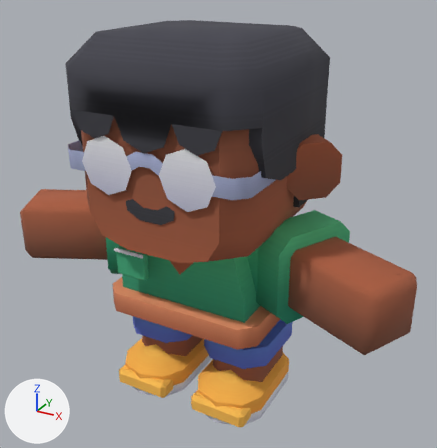
An edit to the glTF model Assets/TumbangPreso/Art/characters/persons/character-male-a.glb, drawn before and after from the same camera.
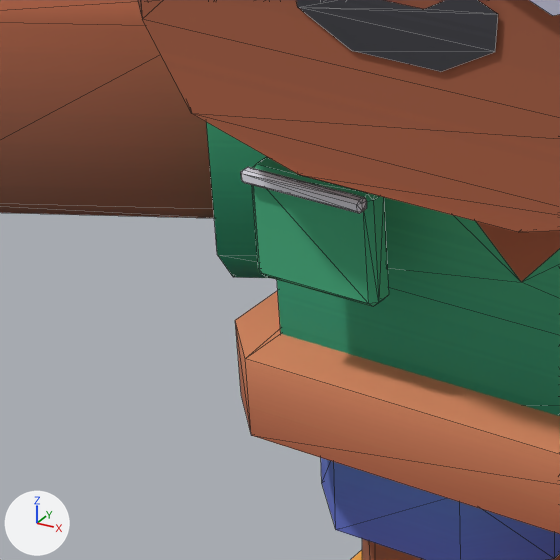
There are two pictures of each version: one whole from a camera (50 mm lens) standing at (0.505, -0.86, 0.775) and looking at (0.023, 0.016, 0.337), one close up on the part from 13% to 43% of the width and 47% to 76% of the height. The lights are fixed; the arrows at lower left show +X, +Y and +Z. The last two pictures show the newer version. The close-ups show mesh edges as thin lines. Vertices at exactly the same position are counted once.

Script lines for the objects in view, before the commit:
```python
me_body_mesh = bpy.data.meshes.new('body-mesh')
me_body_mesh.from_pydata(...)  # 394 vertices, 626 faces; spans x -0.384..0.384, y -0.121..0.163, z 0.0..0.368
me_body_mesh.materials.append(mat_colormap)
me_head_mesh = bpy.data.meshes.new('head-mesh')
me_head_mesh.from_pydata(...)  # 191 vertices, 259 faces; spans x -0.227..0.227, y -0.168..0.172, z 0.343..0.671
me_head_mesh.materials.append(mat_colormap)
ob_body_mesh = bpy.data.objects.new('body-mesh', me_body_mesh)
ob_body_mesh.location = (0.0, 0.0, 0.0)
ob_head_mesh = bpy.data.objects.new('head-mesh', me_head_mesh)
ob_head_mesh.location = (0.0, 0.0, 0.0)
```
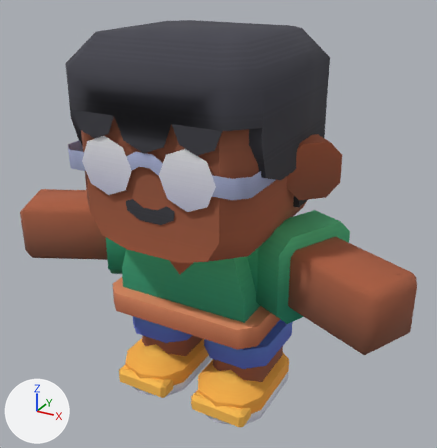
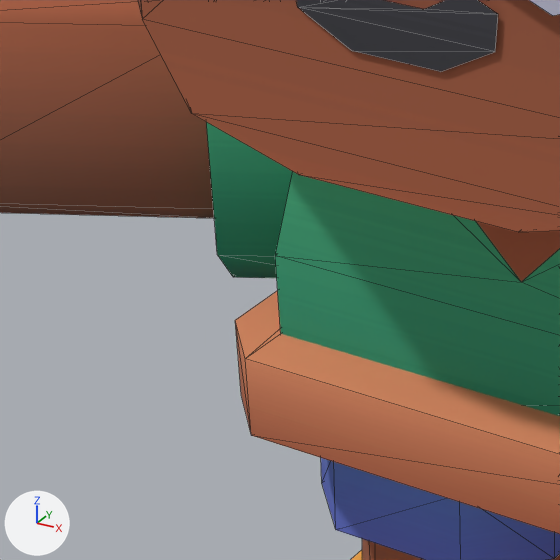
Where the change shows, as pixel boxes [x1, y1, x2, y2] in the close-ups (560 x 560 px):
part 1 of me_body_mesh, deleted (green): before [252, 157, 389, 307]
part 2 of me_body_mesh, deleted: before [241, 167, 367, 214]

The change in detail:
me_body_mesh is used by ob_body_mesh; location (0.0, 0.0, 0.0).
me_body_mesh had 394 vertices, 626 faces and spanned x -0.384..0.384, y -0.121..0.163, z 0.0..0.368.
me_body_mesh now has 346 vertices, 538 faces and spans x -0.384..0.384, y -0.107..0.163, z 0.0..0.368.
me_body_mesh part 1: the loose piece of 24 vertices spanning x -0.109..-0.048, y -0.116..-0.103, z 0.264..0.316 is deleted.
me_body_mesh part 2: the loose piece of 24 vertices spanning x -0.109..-0.049, y -0.121..-0.115, z 0.31..0.316 is deleted.
